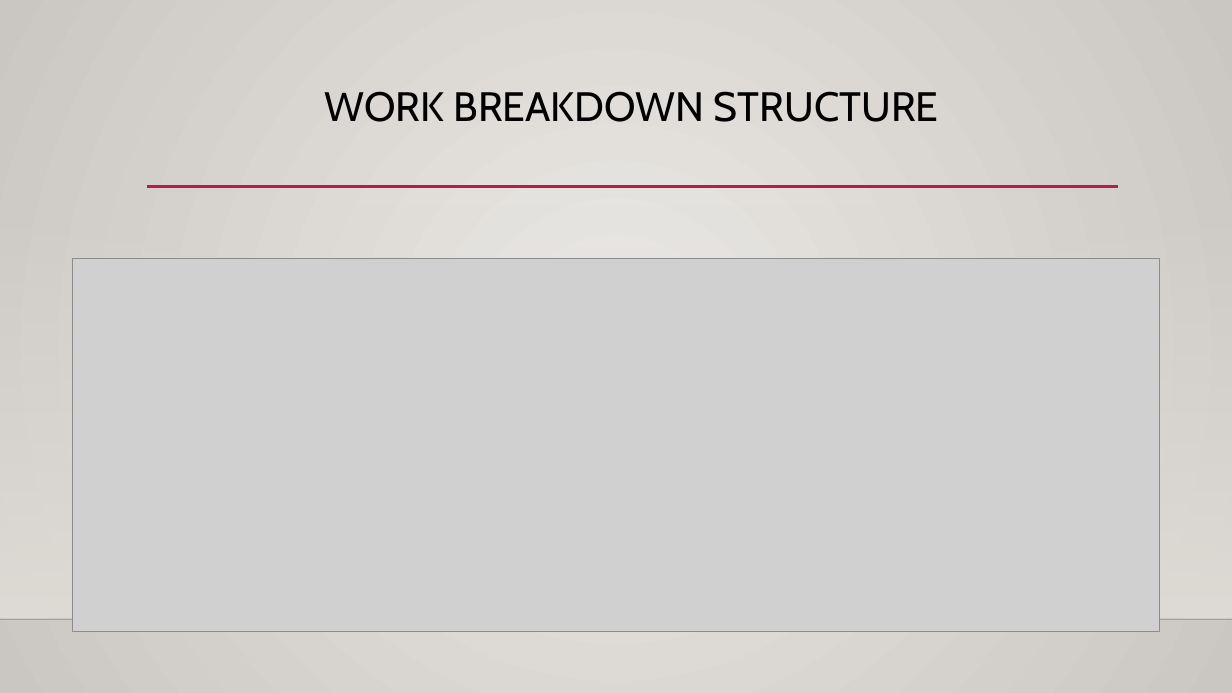
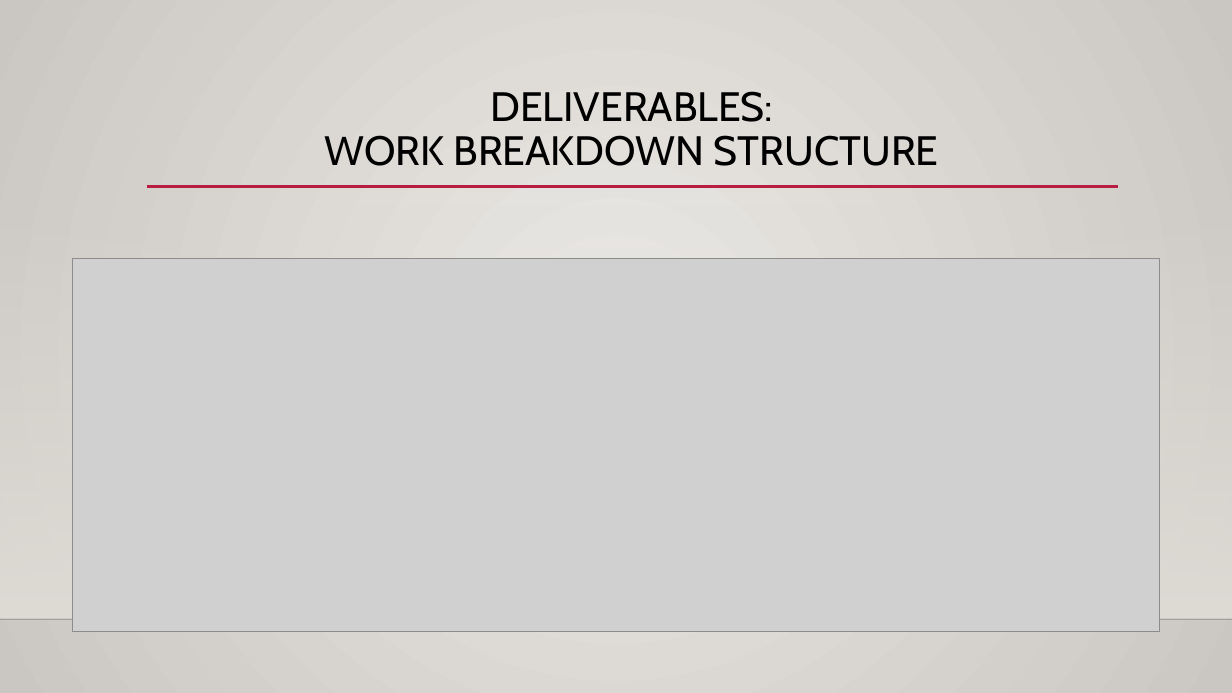
Before and after one commit to s-christian/Fit_or_Fail, a slide deck: slide 5 of Fit or Fail Technical Status Presentation.pptx. Drawn at 1232x693 pixels with LibreOffice and Linux fonts; fonts in the diff are those of the drawing; grey boxes stand for pictures; background and template pictures are left out. Boxes give left, top, right and bottom in pixels: in the first picture for what was removed or moved away, otherwise in the second. Text is boxed around its words. In the diff, an @@ line names an element or a change of style, - is before the commit and + after.

```diff
--- a/Fit or Fail Technical Status Presentation.pptx
+++ b/Fit or Fail Technical Status Presentation.pptx
@@ title at (325, 91, 939, 166): text changed @@
-WORK BREAKDOWN STRUCTURE
+DELIVERABLES:
+WORK BREAKDOWN STRUCTURE
```
Also in this commit, not shown: 5 other slides changed, 2 slides added, 1 slide removed, 6 other files.
